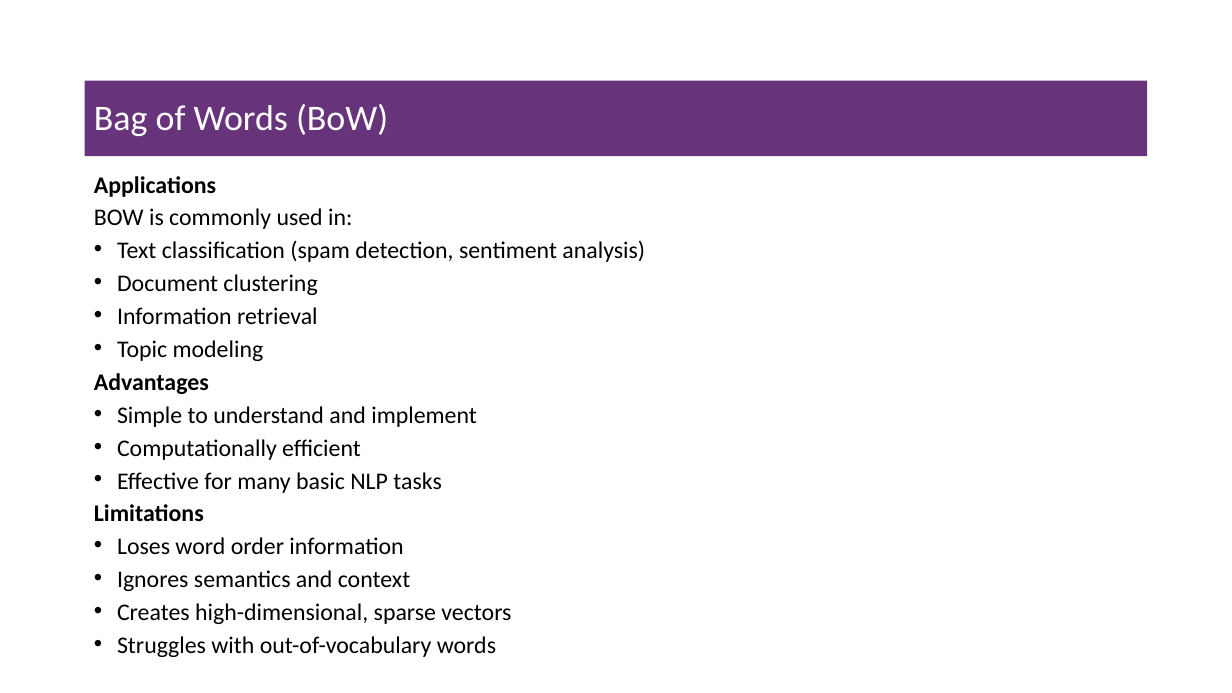
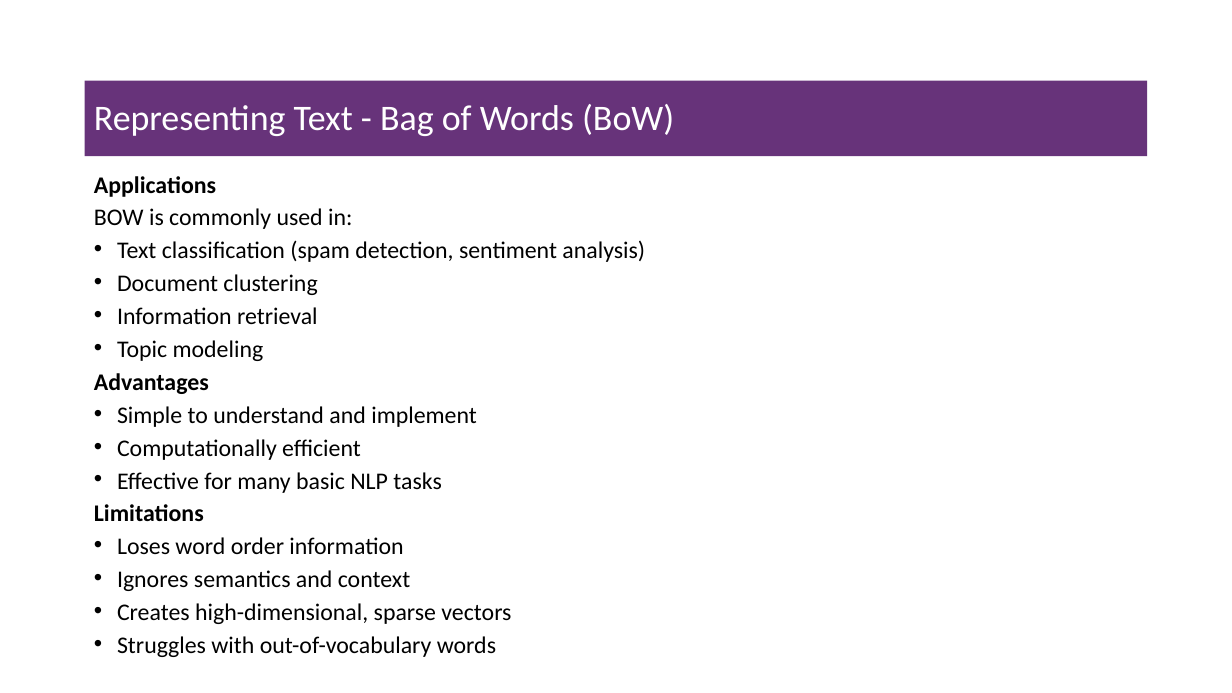
Before and after one commit to msfasha/307307-BI-Methods, a slide deck: slide 18 of 20242-NLP-LLM/lecture notes/Part 1 - Introduction to NLP/1-introduction to NLP.pptx (slide 19 before the commit). Drawn at 1232x693 pixels with LibreOffice and Linux fonts; fonts in the diff are those of the drawing; background and template pictures are left out. Boxes give left, top, right and bottom in pixels: in the first picture for what was removed or moved away, otherwise in the second. Text is boxed around its words. In the diff, an @@ line names an element or a change of style, - is before the commit and + after.

```diff
--- a/20242-NLP-LLM/lecture notes/Part 1 - Introduction to NLP/1-introduction to NLP.pptx
+++ b/20242-NLP-LLM/lecture notes/Part 1 - Introduction to NLP/1-introduction to NLP.pptx
@@ title at (94, 104, 674, 136): text changed @@
-Bag of Words (BoW)
+Representing Text - Bag of Words (BoW)
```
Also in this commit, not shown: 2 other slides changed, 1 slide added, 2 slides removed, 2 other files.
